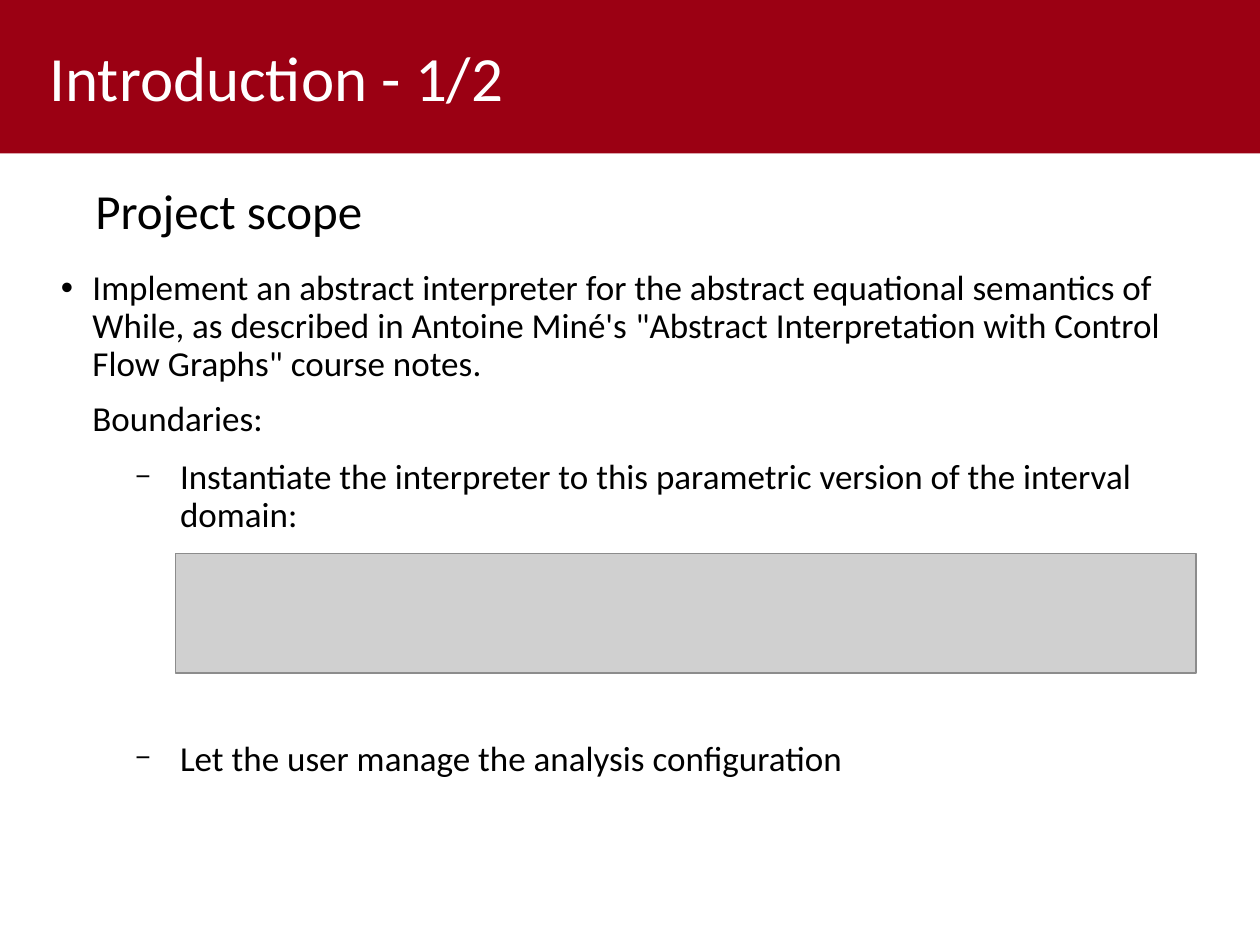
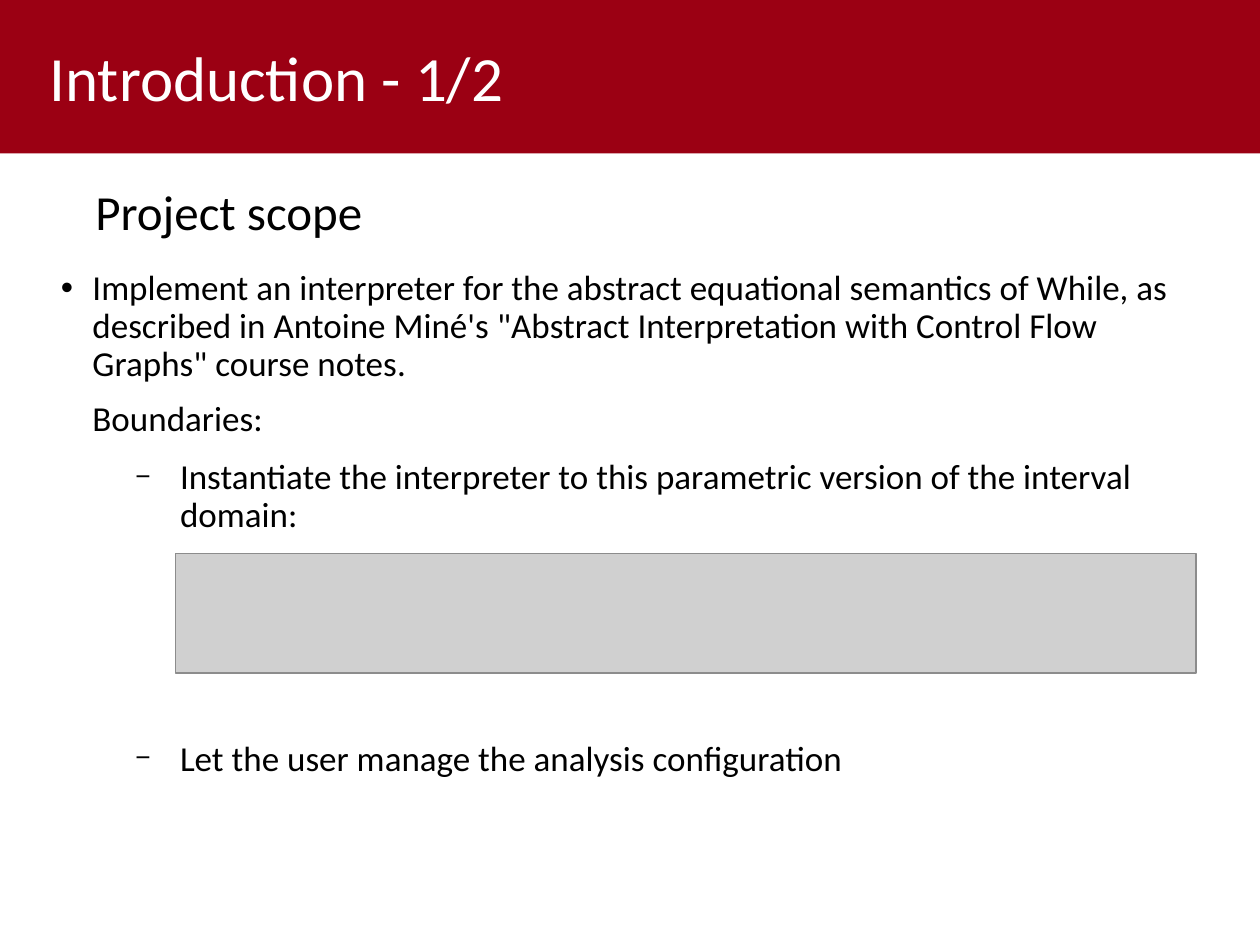
Before and after one commit to MatteoCus/abstract-while-interpreter, a slide deck: slide 2 of HomeworkB_Presentation.odp. Drawn at 1260x945 pixels with LibreOffice and Linux fonts; fonts in the diff are those of the drawing; grey boxes stand for pictures; background and template pictures are left out. Boxes give left, top, right and bottom in pixels: in the first picture for what was removed or moved away, otherwise in the second. Text is boxed around its words. In the diff, an @@ line names an element or a change of style, - is before the commit and + after.

```diff
--- a/HomeworkB_Presentation.odp
+++ b/HomeworkB_Presentation.odp
@@ text at [92, 275, 1166, 382]: text changed @@
-• Implement an abstract interpreter for the abstract equational semantics of While, as described in Antoine Miné's "Abstract Interpretation with Control Flow Graphs" course notes.
+• Implement an interpreter for the abstract equational semantics of While, as described in Antoine Miné's "Abstract Interpretation with Control Flow Graphs" course notes.
```
Also in this commit, not shown: 13 other slides changed.
